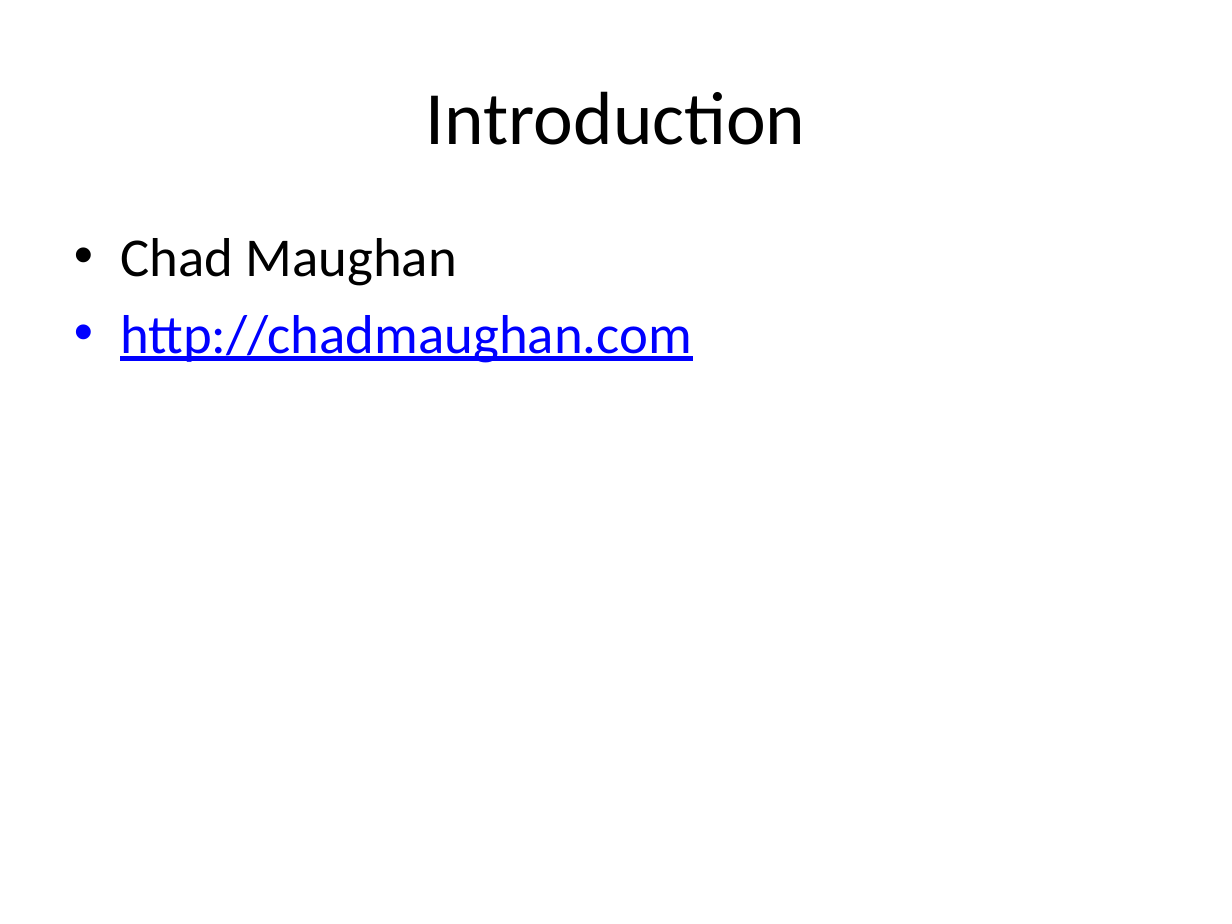
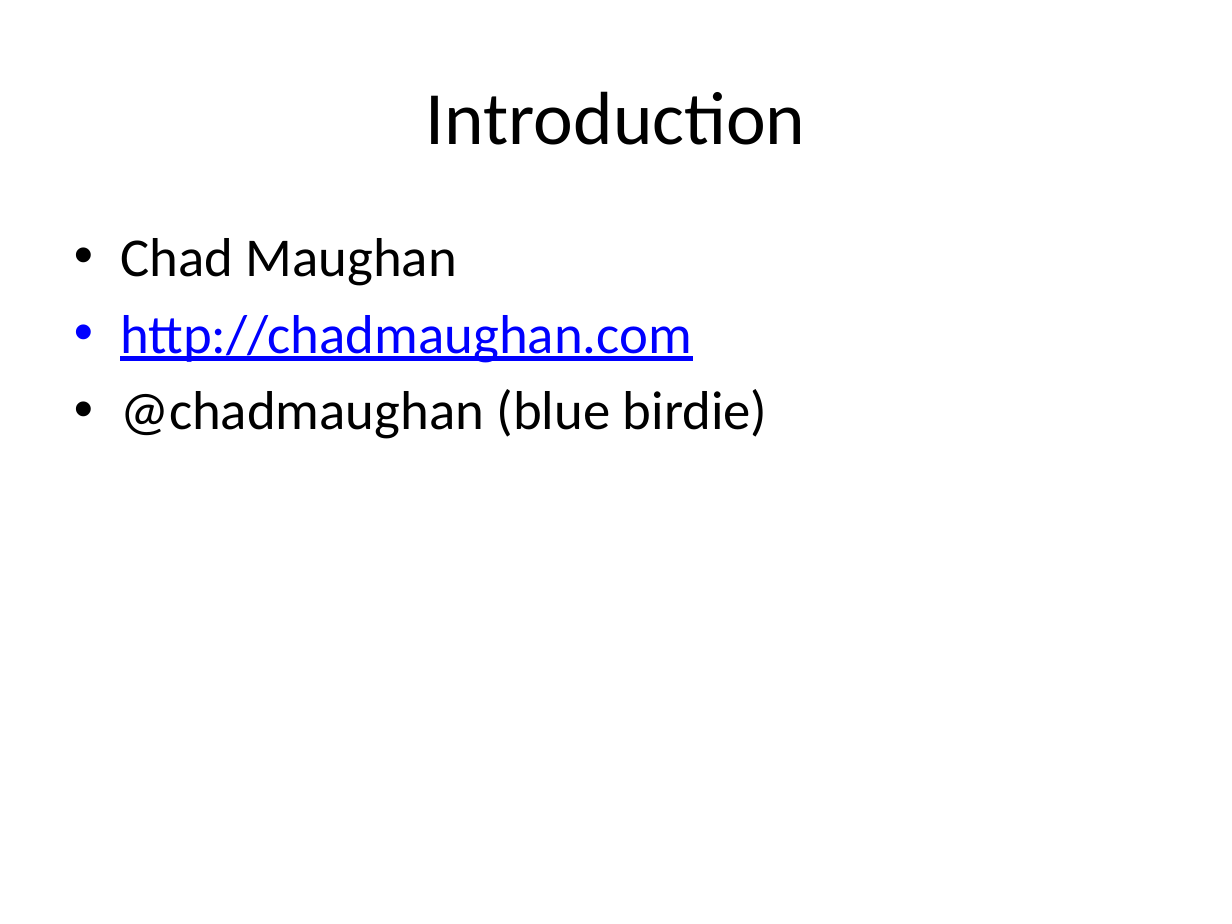
Before and after one commit to chadmaughan/learn-android, a slide deck: slide 2 of android.pptx. Drawn at 1232x924 pixels with LibreOffice and Linux fonts; fonts in the diff are those of the drawing. Boxes give left, top, right and bottom in pixels: in the first picture for what was removed or moved away, otherwise in the second. Text is boxed around its words. In the diff, an @@ line names an element or a change of style, - is before the commit and + after.

```diff
--- a/android.pptx
+++ b/android.pptx
@@ text at [120,389,768,439]: paragraph added @@
+• @chadmaughan (blue birdie)
```
Also in this commit, not shown: 9 other slides changed, 4 slides added, 17 other files.
